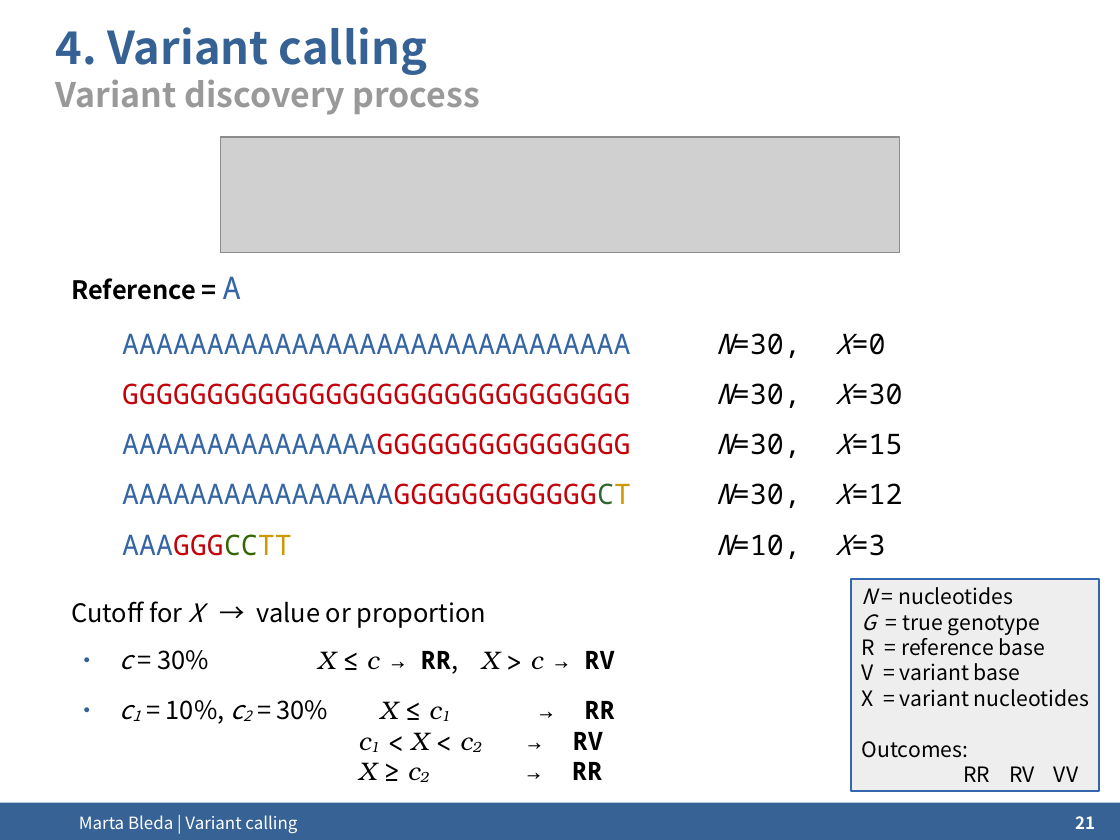
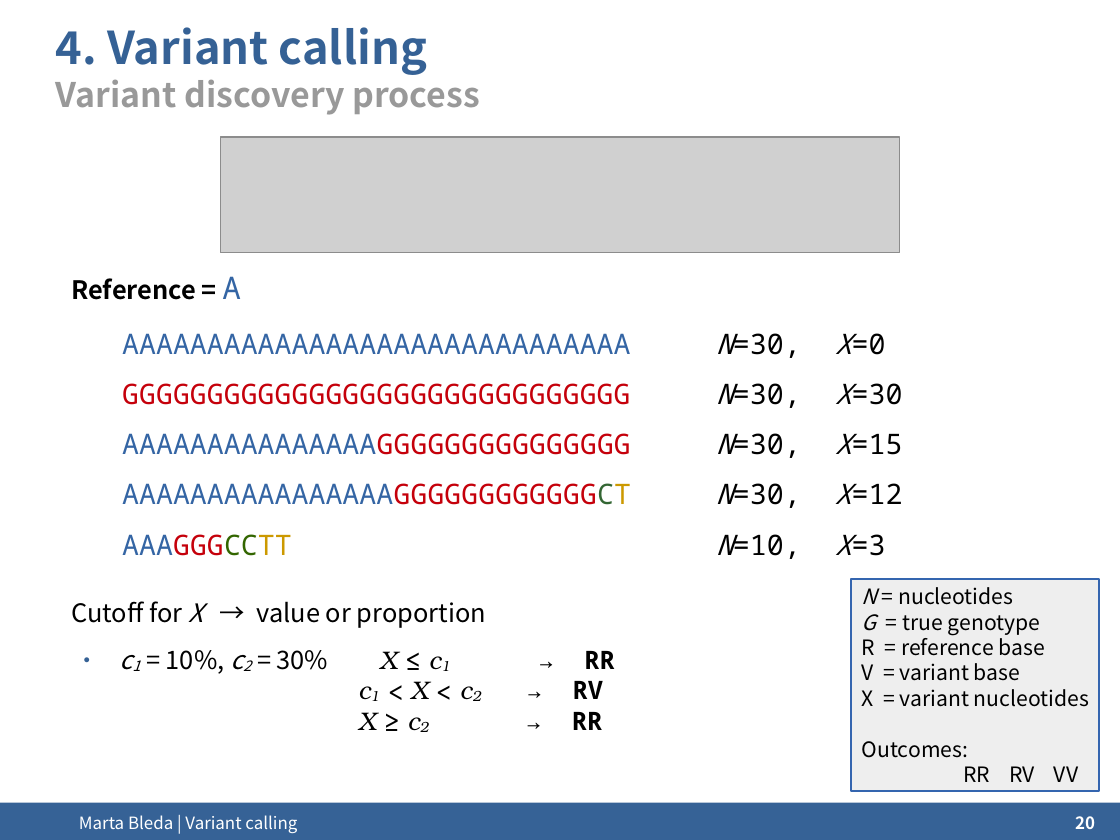
Before and after one commit to ngs-course/ngs-course.github.io, a slide deck: slide 20 of Course_Materials/variant_calling/presentation/2015-Cambridge_variant_calling.odp (slide 21 before the commit). Drawn at 1120x840 pixels with LibreOffice and Linux fonts; fonts in the diff are those of the drawing; grey boxes stand for pictures; background and template pictures are left out. Boxes give left, top, right and bottom in pixels: in the first picture for what was removed or moved away, otherwise in the second. Text is boxed around its words. In the diff, an @@ line names an element or a change of style, - is before the commit and + after.

Commit message:
Calling: updated presentation

```diff
--- a/Course_Materials/variant_calling/presentation/2015-Cambridge_variant_calling.odp
+++ b/Course_Materials/variant_calling/presentation/2015-Cambridge_variant_calling.odp
@@ text at [119, 650, 614, 674]: paragraph removed @@
-● c = 30% X ≤ c → RR, X > c → RV
@@ page number at [1075, 816, 1095, 829]: text changed @@
-21
+20
```
Also in this commit, not shown: 2 other slides changed, 2 slides removed, 1 other file.
